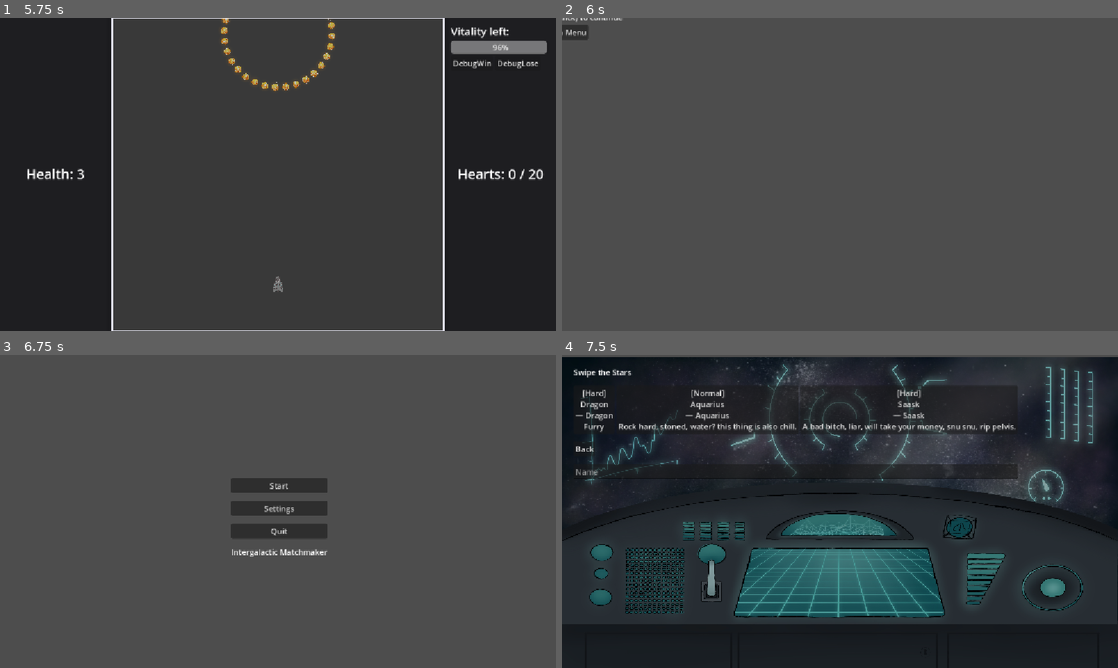
Above: before the commit, frames 1-4 (two rows, left to right).
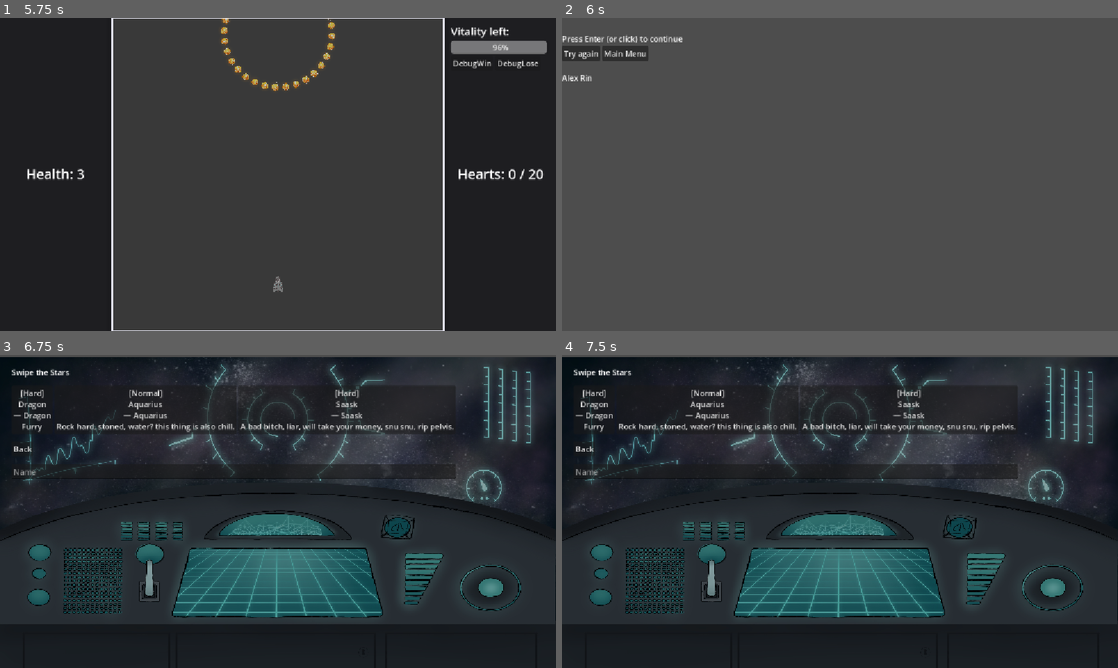
Above: after the commit, the same moments.

Repository: RobinPilt/UTGJ2025_c4
Game: Godot game, scene res://scenes/core/main.tscn
Same seed, same stepped clock (60 frames per second), same inputs: the game is played once before the commit and once after it.
Inputs (mouse positions are in pixels of both pictures, inside the frame that each line leads up to):
- Up to frame 1 (5.75 s): click "Start" at 0.5 s; click (144, 133) at 1.27 s; type "Alex" at 1.35 s; click "[Normal] Rin — Rin Sadistik a…" at 2 s; click "DebugWin" at 2.75 s; click "Marry" at 3.5 s; click "Divorce" at 4.25 s; click "[Hard] Dragon — Dragon Furry" at 5 s
- Up to frame 2 (6 s): click "DebugLose" at 5.75 s
- Up to frame 3 (6.75 s): click "Main Menu" (after the commit: "Try again") at 6.5 s
- Up to frame 4 (7.5 s): click (840, 486) at 7.25 s, where only the run before the commit has a clickable "Start"

Frame 1 is identical in both runs. In frame 2, 1.2% of the frame differs, in the area x 0-22%, y 0-21%; in frame 3, 93%, in the area x 0-100%, y 0-100%; in frame 4, nothing differs.

Commit message:
Graveyard UI unfix

Diff:
--- a/koguja/scenes/ui/Graveyard.tscn
+++ b/koguja/scenes/ui/Graveyard.tscn
@@ -19,17 +19,8 @@
 
 [node name="CenterContainer" type="CenterContainer" parent="."]
 layout_mode = 1
-anchors_preset = 8
-anchor_left = 0.5
-anchor_top = 0.5
-anchor_right = 0.5
-anchor_bottom = 0.5
-offset_left = -119.5
-offset_top = -44.5
-offset_right = 119.5
-offset_bottom = 44.5
-grow_horizontal = 2
-grow_vertical = 2
+offset_right = 239.0
+offset_bottom = 89.0
 
 [node name="VBoxContainer" type="VBoxContainer" parent="CenterContainer"]
 layout_mode = 2
